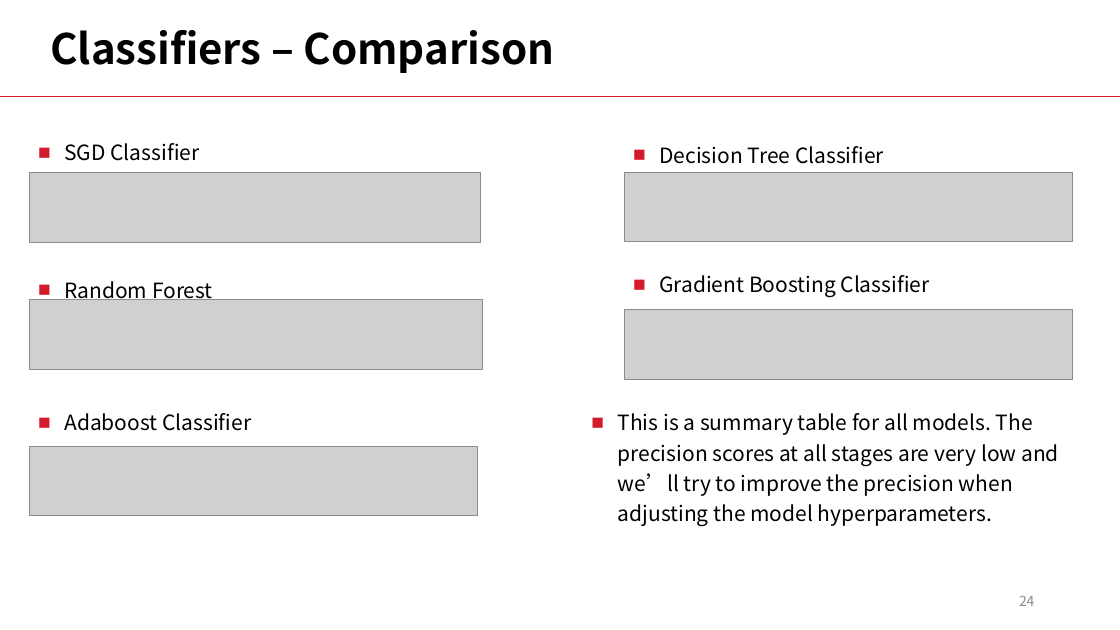
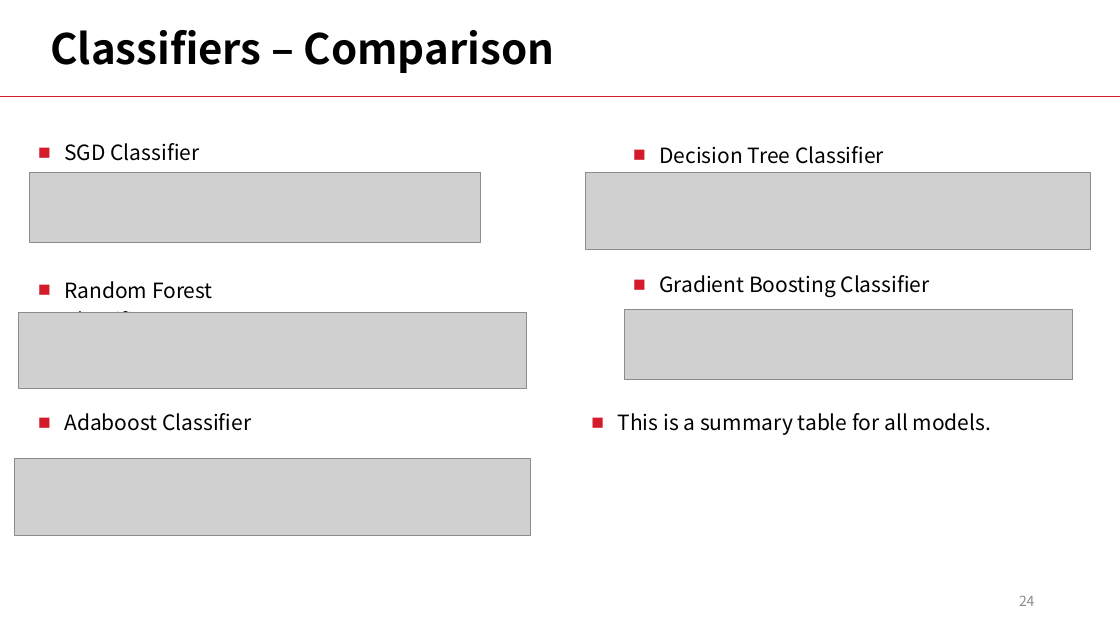
Before and after one commit to LiyangSong/Advertisement-CTR-Prediction, a slide deck: slide 24 of submissions/phase3/stepv.pptx. Drawn at 1120x630 pixels with LibreOffice and Linux fonts; fonts in the diff are those of the drawing; grey boxes stand for pictures. Boxes give left, top, right and bottom in pixels: in the first picture for what was removed or moved away, otherwise in the second. Text is boxed around its words. In the diff, an @@ line names an element or a change of style, - is before the commit and + after.

```diff
--- a/submissions/phase3/stepv.pptx
+++ b/submissions/phase3/stepv.pptx
@@ picture: place and size @@
-picture at (625,172,1073,241)
+picture at (586,173,1091,250)
@@ picture: place and size @@
-picture at (30,300,482,370)
+picture at (18,313,527,389)
@@ text at (618,413,991,435): text changed @@
-■ This is a summary table for all models. The precision scores at all stages are very low and we’ll try to improve the precision when adjusting the model hyperparameters.
+■ This is a summary table for all models.
@@ picture: place and size @@
-picture at (30,446,478,516)
+picture at (14,459,530,536)
```
Also in this commit, not shown: 21 other slides changed.
